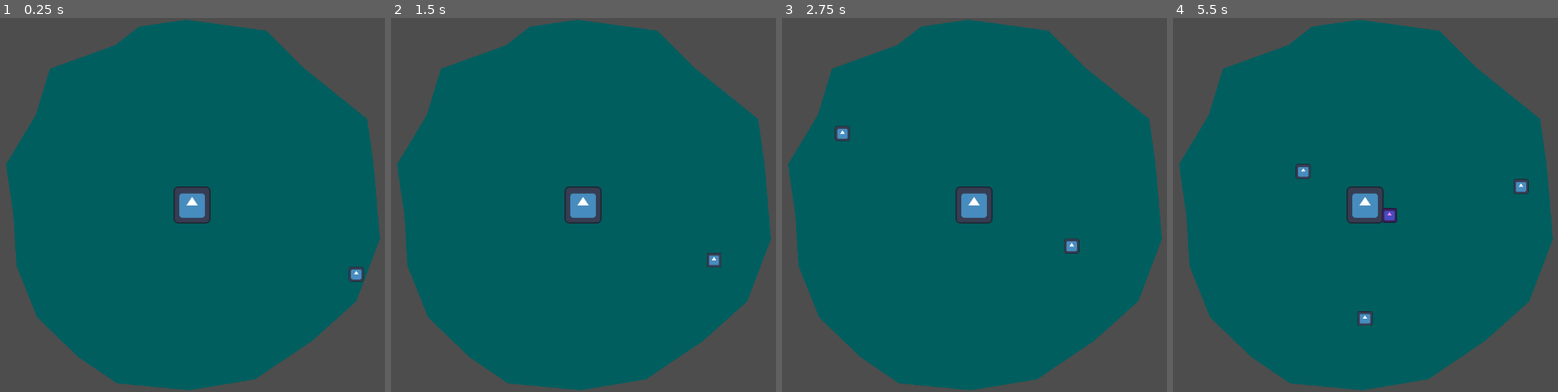
Above: before the commit, frames 1-4 (left to right).
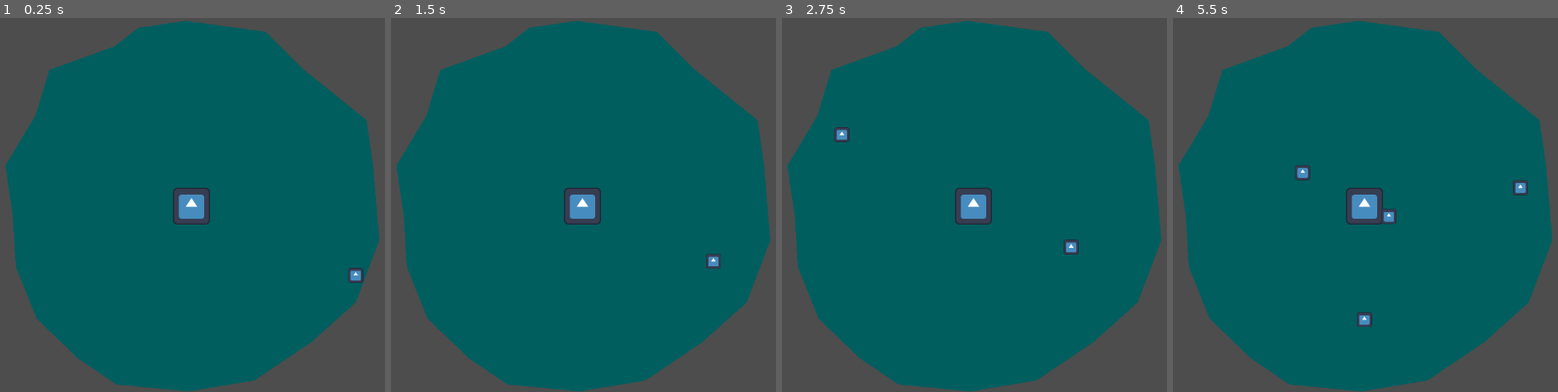
Above: after the commit, the same moments.

Repository: alifeee/loop
Game: Godot game, scene res://scenes/main.tscn
Two runs of this game, one before a commit and one after it. Both use one fixed random seed, a clock stepped at 60 frames per second and the inputs below. The engine's default icon, where the game draws it, is replaced by a stand-in: a white triangle on a blue panel in a dark square.
Inputs (mouse positions are in pixels of both pictures, inside the frame that each line leads up to):
- Up to frame 1 (0.25 s): no input
- Up to frame 2 (1.5 s): tap Enter at 0.5 s; move the mouse to (729, 186) at 0.52 s; click (729, 186) at 0.67 s; move the mouse to (448, 223) at 1.27 s; click (448, 223) at 1.42 s
- Up to frame 3 (2.75 s): move the mouse to (1039, 122) at 2.02 s; click (1039, 122) at 2.17 s
- Up to frame 4 (5.5 s): move the mouse to (1330, 279) at 2.77 s; click (1330, 279) at 2.92 s; move the mouse to (outside the picture) at 3.52 s; click (outside the picture) at 3.67 s; move the mouse to (outside the picture) at 4.27 s; click (outside the picture) at 4.42 s; move the mouse to (1400, 205) at 5.02 s; click (1400, 205) at 5.17 s

The runs differ from the first frame. In frame 1, 1.2% of the frame differs, in the area x 1-99%, y 0-100%; in frame 2, 1.2%; in frame 3, 1.2%; in frame 4, 1.5%.
Error after the commit: Invalid access to property or key 'position' on a base object of type 'InputEventKey'. (res://scripts/camera_2d.gd:14)

Commit message:
added camera.. still need to fix code tho

Diff:
--- a/scenes/main.tscn
+++ b/scenes/main.tscn
@@ -1,9 +1,10 @@
-[gd_scene load_steps=5 format=3 uid="uid://c06e8kqm41gh3"]
+[gd_scene load_steps=6 format=3 uid="uid://c06e8kqm41gh3"]
 
-[ext_resource type="Script" uid="uid://cis34mrvusi2o" path="res://scripts/portal.gd" id="1_0wfyh"]
+[ext_resource type="Script" path="res://scripts/portal.gd" id="1_0wfyh"]
 [ext_resource type="Script" uid="uid://c8u5g67s4bvvo" path="res://scripts/player.gd" id="1_jyhfs"]
 [ext_resource type="Texture2D" uid="uid://wajv0p62nlg7" path="res://icon.svg" id="1_o5qli"]
-[ext_resource type="PackedScene" uid="uid://c23vyokedh25j" path="res://scenes/loop.tscn" id="5_tbgi4"]
+[ext_resource type="PackedScene" uid="uid://ck2h376ut281v" path="res://scenes/loop.tscn" id="5_tbgi4"]
+[ext_resource type="Script" uid="uid://cxanaah6bibsi" path="res://scripts/camera_2d.gd" id="5_tefeu"]
 
 [node name="Node2D" type="Node2D" node_paths=PackedStringArray("loop1")]
 script = ExtResource("1_jyhfs")
@@ -31,4 +32,8 @@
 attack_type = 1
 DAMAGE_PERCENT = 50.0
 
+[node name="Camera2D" type="Camera2D" parent="."]
+position = Vector2(577, 322)
+script = ExtResource("5_tefeu")
+
 [connection signal="timeout" from="InsidePortal/SpawnTimer" to="InsidePortal" method="_on_timer_timeout"]
--- /dev/null
+++ b/scripts/camera_2d.gd
@@ -0,0 +1,29 @@
+extends Camera2D
+
+signal spawnThing(v2: Vector2, mob: Node)
+signal damageEnemy(pos: Vector2, radius: int)
+
+# Mouse state
+var _mouse_position = Vector2(0.0, 0.0)
+@export var mob_scene: PackedScene
+
+
+var mouse_position_log = []
+
+func _input(event):
+	var normalised_position = - self.get_screen_center_position() + event.position
+
+	# Receives mouse motion
+	if event is InputEventMouseMotion:
+		if _mouse_position != event.relative:
+			print("CLICKING STOPP:", normalised_position)
+			_mouse_position = event.relative
+
+	# Receives mouse button input
+	if event is InputEventMouseButton:
+		match event.button_index:
+			MOUSE_BUTTON_RIGHT: # Only allows rotation if right click down
+				if event.pressed:
+					#var m = mob_scene.instantiate()
+					#spawnThing.emit(normalised_position, m)
+					pass
--- a/scripts/player.gd
+++ b/scripts/player.gd
@@ -2,8 +2,8 @@
 
 @export var loop1: Loop
 
-func _input(event):
-	if event is InputEventMouseButton and event.is_released():
-		print("mouse button event at ", event.position)
-		loop1.position = event.position
-		loop1.do_punch_and_disappear()
+#func _input(event):
+	#if event is InputEventMouseButton and event.is_released():
+		#print("mouse button event at ", event.position)
+		#loop1.position = event.position
+		#loop1.do_punch_and_disappear()
Not shown: 1 places in scenes/demon.tscn that only renumber resources
Not shown: 1 places in scenes/globals.tscn that only renumber resources
Not shown: 1 places in scenes/loop.tscn that only renumber resources
Not shown, added: scripts/camera_2d.gd.uid
